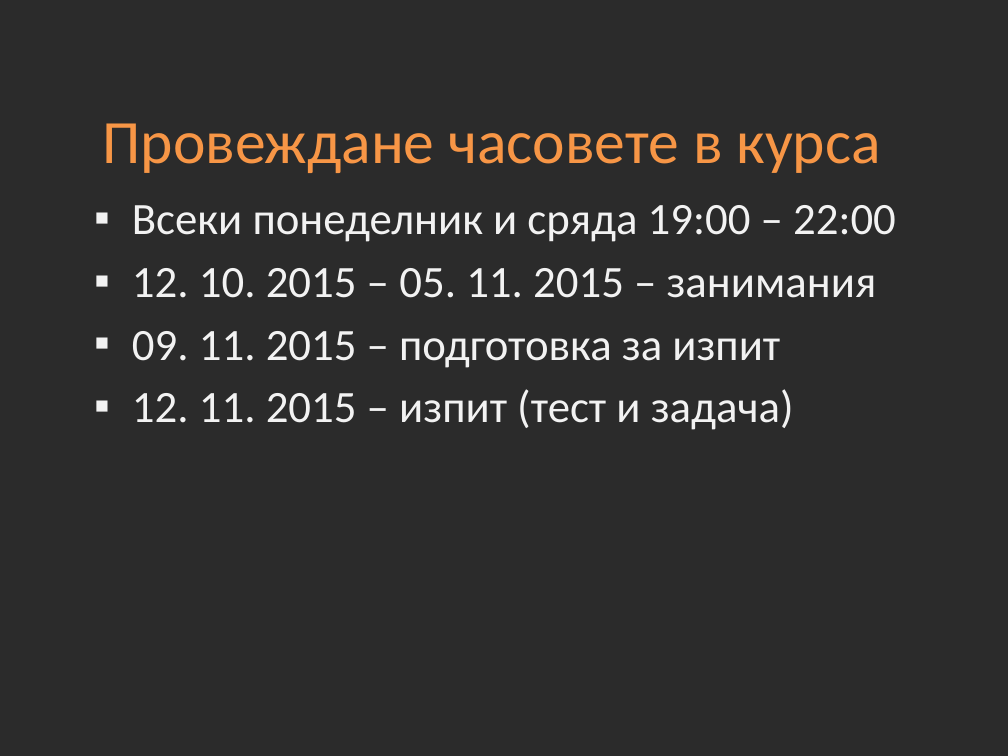
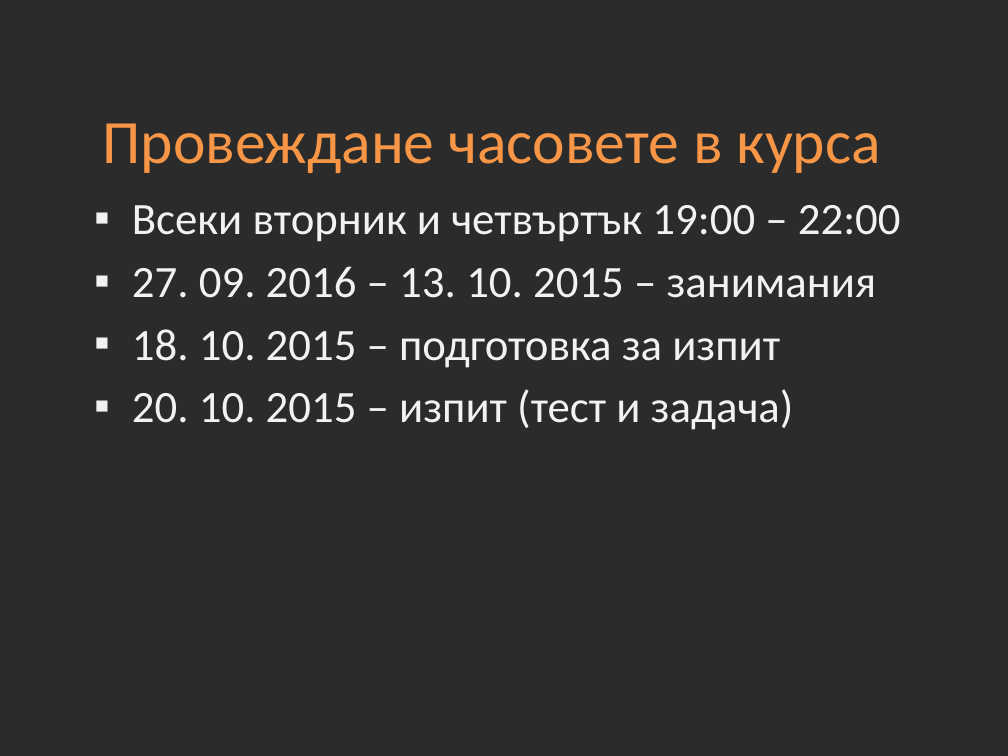
Before and after one commit to Academy-Soft-Intellect/Programming-Introduction-CSharp-Course, a slide deck: slide 3 of 01-Introduction-into-Course.pptx. Drawn at 1008x756 pixels with LibreOffice and Linux fonts; fonts in the diff are those of the drawing; background and template pictures are left out; a plain dark background stands for a picture behind light text. Boxes give left, top, right and bottom in pixels: in the first picture for what was removed or moved away, otherwise in the second. Text is boxed around its words. In the diff, an @@ line names an element or a change of style, - is before the commit and + after.

```diff
--- a/01-Introduction-into-Course.pptx
+++ b/01-Introduction-into-Course.pptx
@@ text at (132,205,901,430): text changed @@
-▪ Всеки понеделник и сряда 19:00 – 22:00
-▪ 12. 10. 2015 – 05. 11. 2015 – занимания
-▪ 09. 11. 2015 – подготовка за изпит
-▪ 12. 11. 2015 – изпит (тест и задача)
+▪ Всеки вторник и четвъртък 19:00 – 22:00
+▪ 27. 09. 2016 – 13. 10. 2015 – занимания
+▪ 18. 10. 2015 – подготовка за изпит
+▪ 20. 10. 2015 – изпит (тест и задача)
```
Also in this commit, not shown: 1 slide removed.
